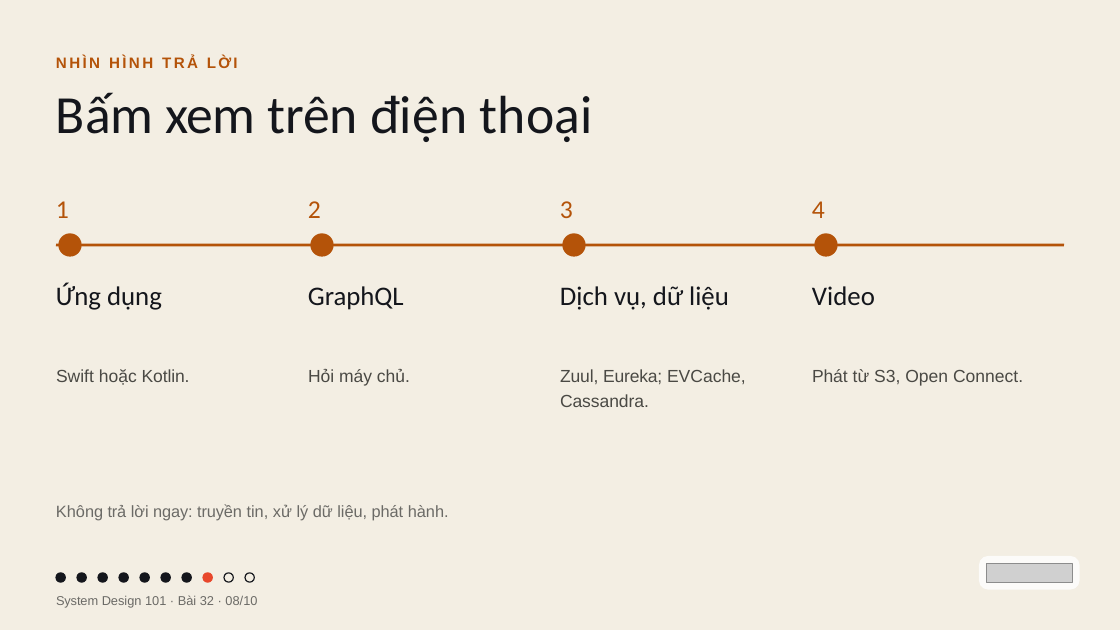
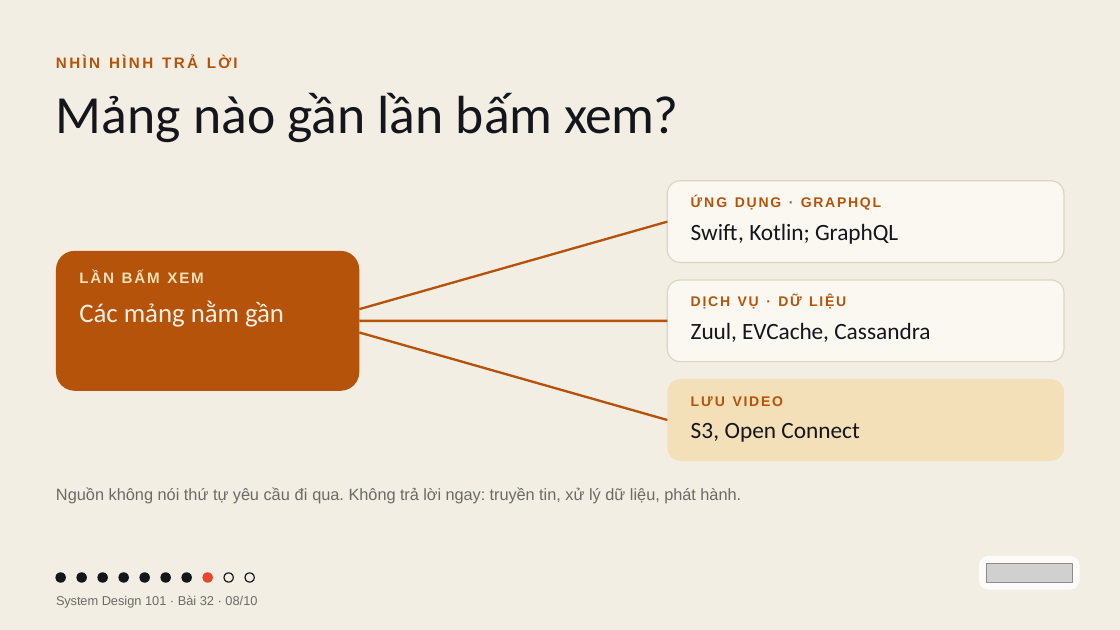
Before and after one commit to vohoailinh90/tool-marketing-studio, a slide deck: slide 8 of system-design-101/vi/lessons/sd-02-032/slides/sd-02-032.pptx. Drawn at 1120x630 pixels with LibreOffice and Linux fonts; fonts in the diff are those of the drawing; grey boxes stand for pictures. Boxes give left, top, right and bottom in pixels: in the first picture for what was removed or moved away, otherwise in the second. Text is boxed around its words. In the diff, an @@ line names an element or a change of style, - is before the commit and + after.

```diff
--- a/system-design-101/vi/lessons/sd-02-032/slides/sd-02-032.pptx
+++ b/system-design-101/vi/lessons/sd-02-032/slides/sd-02-032.pptx
@@ text at (x1=56, y1=92, x2=678, y2=143): text changed @@
-Bấm xem trên điện thoại
+Mảng nào gần lần bấm xem?
@@ text removed at (x1=56, y1=201, x2=69, y2=218) @@
-1
@@ text removed at (x1=308, y1=201, x2=321, y2=218) @@
-2
@@ text removed at (x1=560, y1=201, x2=573, y2=218) @@
-3
@@ rounded rectangle added at (x1=668, y1=181, x2=1064, y2=263), fill #FBF8F2, outline #DDD5C1 1.5 pt @@
@@ text at (x1=691, y1=196, x2=881, y2=210): text changed; size 34.5 to 18 pt; font Calibri to Arial; text colour #14161C to #B45309; bold on @@
-Ứng dụng
+ỨNG DỤNG · GRAPHQL
@@ text removed at (x1=812, y1=201, x2=825, y2=218) @@
-4
@@ ellipse removed at (x1=58, y1=234, x2=82, y2=257) @@
@@ ellipse removed at (x1=310, y1=234, x2=334, y2=257) @@
@@ line added from (360, 309) to (668, 222), #B45309 3 pt @@
@@ ellipse removed at (x1=562, y1=234, x2=586, y2=257) @@
@@ text at (x1=691, y1=223, x2=898, y2=244): text changed; size 22.5 to 30 pt; font Arial to Calibri; text colour #4A4944 to #14161C @@
-Swift hoặc Kotlin.
+Swift, Kotlin; GraphQL
@@ ellipse removed at (x1=814, y1=234, x2=838, y2=257) @@
@@ line removed from (56, 245) to (1064, 245) @@
@@ rounded rectangle added at (x1=56, y1=251, x2=360, y2=391), fill #B45309 @@
@@ text added at (x1=79, y1=271, x2=203, y2=283), 19.5 pt, text #F3DFB8, bold @@
+LẦN BẤM XEM
@@ text removed at (x1=308, y1=286, x2=404, y2=310) @@
-GraphQL
@@ rounded rectangle added at (x1=668, y1=280, x2=1064, y2=362), fill #FBF8F2, outline #DDD5C1 1.5 pt @@
@@ text at (x1=691, y1=295, x2=846, y2=309): text changed; size 34.5 to 18 pt; font Calibri to Arial; text colour #14161C to #B45309; bold on @@
-Dịch vụ, dữ liệu
+DỊCH VỤ · DỮ LIỆU
@@ text added at (x1=79, y1=300, x2=284, y2=327), 34.5 pt, text #F3EEE3 @@
+Các mảng nằm gần
@@ line added from (360, 321) to (668, 321), #B45309 3 pt @@
@@ text at (x1=691, y1=322, x2=930, y2=342): text changed; size 22.5 to 30 pt; font Arial to Calibri; text colour #4A4944 to #14161C @@
-Zuul, Eureka; EVCache, Cassandra.
+Zuul, EVCache, Cassandra
@@ line added from (360, 333) to (668, 420), #B45309 3 pt @@
@@ text removed at (x1=308, y1=369, x2=410, y2=386) @@
-Hỏi máy chủ.
@@ rounded rectangle added at (x1=668, y1=379, x2=1064, y2=461), fill #F3DFB8 @@
@@ text at (x1=691, y1=396, x2=783, y2=406): text changed; size 34.5 to 18 pt; font Calibri to Arial; text colour #14161C to #B45309; bold on @@
-Video
+LƯU VIDEO
@@ text at (x1=691, y1=423, x2=859, y2=442): text changed; size 22.5 to 30 pt; font Arial to Calibri; text colour #4A4944 to #14161C @@
-Phát từ S3, Open Connect.
+S3, Open Connect
@@ text at (x1=56, y1=487, x2=741, y2=504): text changed @@
-Không trả lời ngay: truyền tin, xử lý dữ liệu, phát hành.
+Nguồn không nói thứ tự yêu cầu đi qua. Không trả lời ngay: truyền tin, xử lý dữ liệu, phát hành.
```
Also in this commit, not shown: 4 other slides changed, 7 other files.
